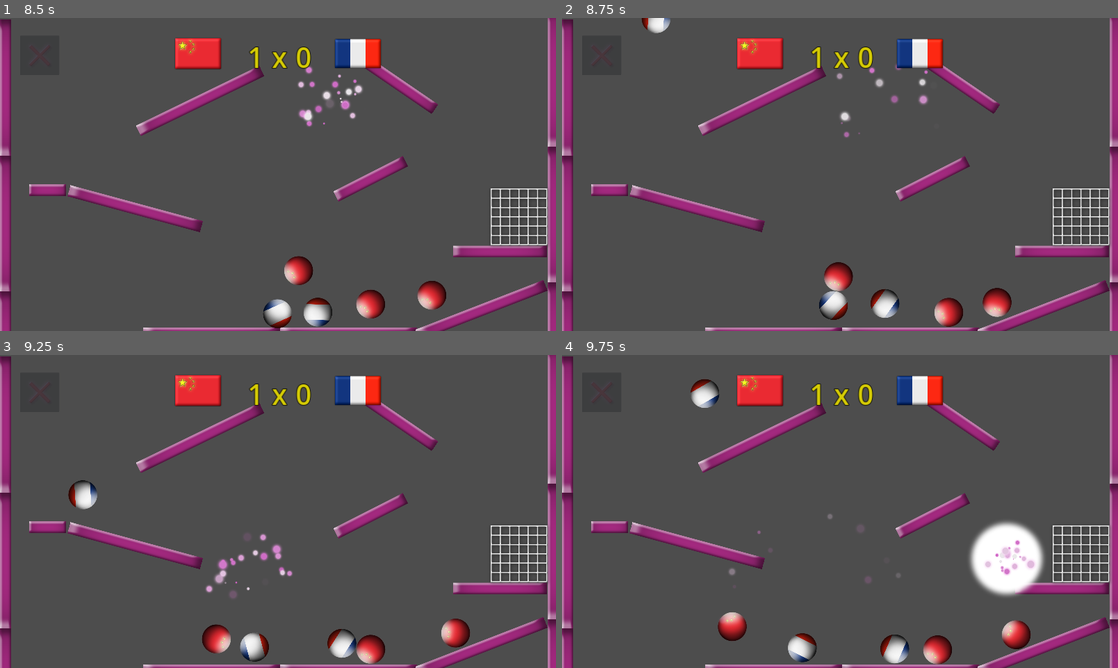
Above: before the commit, frames 1-4 (two rows, left to right).
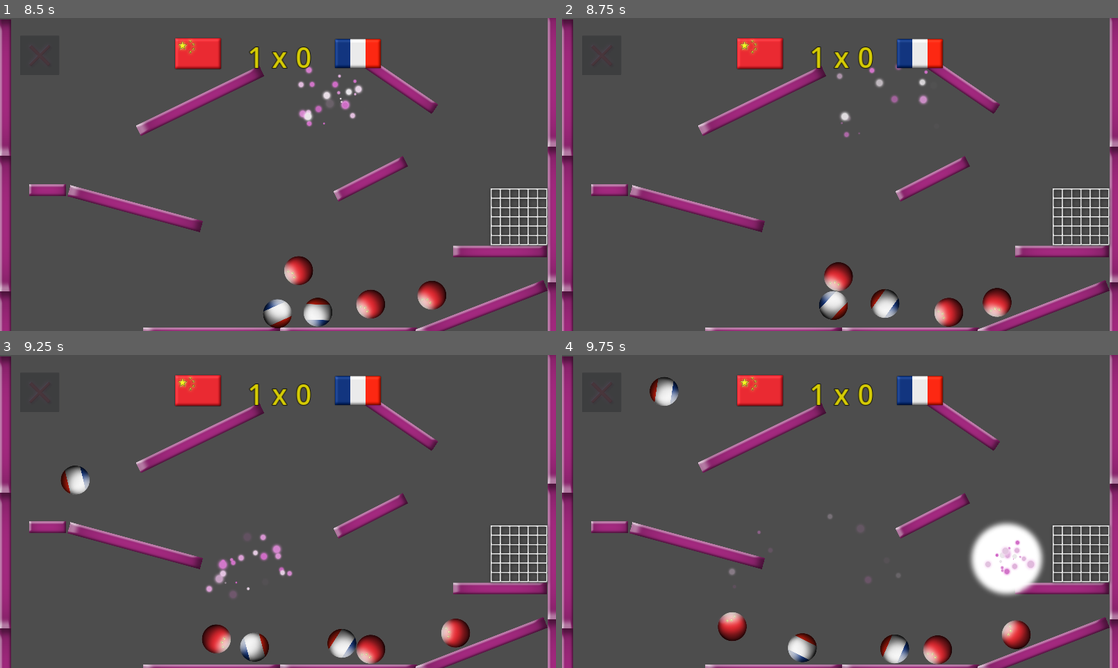
Above: after the commit, the same moments.

Repository: vibrunazo/godot-akira-flags
Game: Godot game, scene res://games/ballgame/ball_game.tscn
The game is run twice, just before and just after one commit, with the same random seed, the same clock (stepped at 60 frames per second) and the same inputs. This scene is started directly instead of the project's main scene. Sound files missing from this copy of the repository are replaced by a short silence.
Inputs (mouse positions are in pixels of both pictures, inside the frame that each line leads up to):
- Up to frame 1 (8.5 s): move the mouse to (400, 158) at 0.52 s; click (400, 158) at 0.67 s; move the mouse to (166, 190) at 1.27 s; click (166, 190) at 1.42 s; move the mouse to (333, 105) at 2.02 s; click (333, 105) at 2.17 s; move the mouse to (250, 237) at 2.77 s; click (250, 237) at 2.92 s; move the mouse to (444, 221) at 3.52 s; click (444, 221) at 3.67 s; move the mouse to (111, 127) at 4.27 s; click (111, 127) at 4.42 s; move the mouse to (305, 174) at 5.02 s; click (305, 174) at 5.17 s; move the mouse to (194, 96) at 5.77 s; click (194, 96) at 5.92 s; move the mouse to (400, 158) at 6.52 s; click (400, 158) at 6.67 s; move the mouse to (166, 190) at 7.27 s; click (166, 190) at 7.42 s; move the mouse to (333, 105) at 8.02 s; click (333, 105) at 8.17 s
- Up to frame 2 (8.75 s): no input
- Up to frame 3 (9.25 s): move the mouse to (250, 574) at 8.77 s; click (250, 574) at 8.92 s
- Up to frame 4 (9.75 s): move the mouse to (1006, 558) at 9.52 s; click (1006, 558) at 9.67 s

Frame 1 is identical in both runs. In frame 2, 0.2% of the frame differs, in the area x 14-20%, y 0-5%; in frame 3, 0.6%; in frame 4, 0.7%, in the area x 15-29%, y 7-17%.

Commit message:
spawns in random point in area2d

Diff:
--- a/games/ballgame/ball_game.gd
+++ b/games/ballgame/ball_game.gd
@@ -4,7 +4,7 @@
 ## Array of team ids
 @export var teams: Array[String] = ['uk', 'uruguay']
 
-@onready var game_layer: CanvasLayer = %GameLayer
+@onready var game_layer: Node = %GameLayer
 @onready var net: Area2D = %Net
 @onready var audio_goal: AudioStreamPlayer = $AudioGoal
 @onready var audio_from: AudioStreamPlayer = $AudioFrom
@@ -27,6 +27,7 @@
 func _ready():
 	pick_teams()
 	update_flags()
+	#(%Camera2D as Camera2D)
 
 func _unhandled_input(event):
 	if event is InputEventMouseButton and event.is_pressed():
@@ -71,8 +72,6 @@
 		audio_country.stream = stream
 		audio_country.play()
 
-	pass # Replace with function body.
-
 ## Sets the score for given country id
 func set_score_for_team(id: String, new_score: int):
 	var index: int = teams.find(id)
--- a/games/ballgame/ball_game.tscn
+++ b/games/ballgame/ball_game.tscn
@@ -6,14 +6,12 @@
 [ext_resource type="PackedScene" uid="uid://b6jiwqw1qjyc4" path="res://games/ballgame/wall.tscn" id="3_ec2oj"]
 [ext_resource type="PackedScene" uid="uid://c4x5m12ain5ot" path="res://games/ballgame/exit_area.tscn" id="5_0r3pj"]
 [ext_resource type="PackedScene" uid="uid://bbh3rgh1ltknx" path="res://games/ballgame/net.tscn" id="5_wxmyt"]
+[ext_resource type="PackedScene" uid="uid://c4b15ebwpvtqj" path="res://games/ballgame/spawn_area.tscn" id="6_g82ym"]
 [ext_resource type="AudioStream" uid="uid://b3gsh1mix6cod" path="res://games/ballgame/audio/goal.ogg" id="6_jcji7"]
 [ext_resource type="AudioStream" uid="uid://cmfuvq6k221yk" path="res://games/ballgame/audio/do.ogg" id="7_2a1up"]
 [ext_resource type="Texture2D" uid="uid://d3sj0a0hks4my" path="res://countries/flags/brazil.png" id="7_fxvmj"]
 [ext_resource type="AudioStream" uid="uid://bl5xkv34oxtnf" path="res://countries/audio/brazil.ogg" id="8_iusns"]
 [ext_resource type="Texture2D" uid="uid://cjsrr11w28t0a" path="res://countries/flags/canada.png" id="8_tmihj"]
-
-[sub_resource type="RectangleShape2D" id="RectangleShape2D_2cdlu"]
-size = Vector2(800, 500)
 
 [sub_resource type="AudioStreamRandomizer" id="AudioStreamRandomizer_7636b"]
 random_pitch = 1.1
@@ -32,7 +30,7 @@
 [node name="BallGame" type="Node2D"]
 script = ExtResource("1_v850d")
 
-[node name="GameLayer" type="CanvasLayer" parent="."]
+[node name="GameLayer" type="Node" parent="."]
 unique_name_in_owner = true
 
 [node name="walls" type="Node2D" parent="GameLayer"]
@@ -148,14 +146,11 @@
 unique_name_in_owner = true
 position = Vector2(1790, 684)
 
-[node name="ExitArea" parent="GameLayer" instance=ExtResource("5_0r3pj")]
-
-[node name="StartArea" type="Area2D" parent="GameLayer"]
-position = Vector2(996, -316)
-
-[node name="CollisionShape2D" type="CollisionShape2D" parent="GameLayer/StartArea"]
-position = Vector2(3, 90)
-shape = SubResource("RectangleShape2D_2cdlu")
+[node name="ExitArea" parent="GameLayer" node_paths=PackedStringArray("teleport_to") instance=ExtResource("5_0r3pj")]
+teleport_to = NodePath("../SpawnArea")
+
+[node name="SpawnArea" parent="GameLayer" instance=ExtResource("6_g82ym")]
+position = Vector2(691, -352)
 
 [node name="UILayer" type="CanvasLayer" parent="."]
 
--- a/games/ballgame/exit_area.gd
+++ b/games/ballgame/exit_area.gd
@@ -1,5 +1,7 @@
 extends Area2D
 
+## Teleports to this Area2D when a body enters myself
+@export var teleport_to: Area2D
 
 # Called when the node enters the scene tree for the first time.
 func _ready():
@@ -9,5 +11,11 @@
 
 func _on_body_entered(body):
 	if body is PlayerBall:
-		body.global_position.y = -300
-	pass # Replace with function body.
+		if teleport_to is SpawnArea:
+			var to: Vector2 = teleport_to.get_random_point()
+			#body.global_position = Vector2(to.x, to.y)
+			body.global_position.x = to.x
+			body.global_position.y = to.y
+		else:
+			body.global_position.y = -300
+		#print('teleported to %s' % body.global_position)
--- /dev/null
+++ b/games/ballgame/spawn_area.gd
@@ -0,0 +1,17 @@
+class_name SpawnArea extends Area2D
+
+@onready var collision: CollisionShape2D = %CollisionShape2D
+
+# Called when the node enters the scene tree for the first time.
+#func _ready():
+	#pass
+
+func get_random_point() -> Vector2:
+	var shape: RectangleShape2D = collision.shape as RectangleShape2D
+	var x1 := -shape.size.x / 2
+	var x2 := shape.size.x / 2
+	var y1 := -shape.size.y / 2
+	var y2 := shape.size.y / 2
+	var point := Vector2(randf_range(x1, x2), randf_range(y1, y2))
+	#print('sizex: %s, x1: %s, gpos: %s' % [shape.size.x, x1, collision.global_position])
+	return point + collision.global_position
--- /dev/null
+++ b/games/ballgame/spawn_area.tscn
@@ -0,0 +1,15 @@
+[gd_scene load_steps=3 format=3 uid="uid://c4b15ebwpvtqj"]
+
+[ext_resource type="Script" path="res://games/ballgame/spawn_area.gd" id="1_28mw6"]
+
+[sub_resource type="RectangleShape2D" id="RectangleShape2D_2cdlu"]
+size = Vector2(800, 500)
+
+[node name="SpawnArea" type="Area2D"]
+position = Vector2(996, -316)
+script = ExtResource("1_28mw6")
+
+[node name="CollisionShape2D" type="CollisionShape2D" parent="."]
+unique_name_in_owner = true
+position = Vector2(3, 90)
+shape = SubResource("RectangleShape2D_2cdlu")
